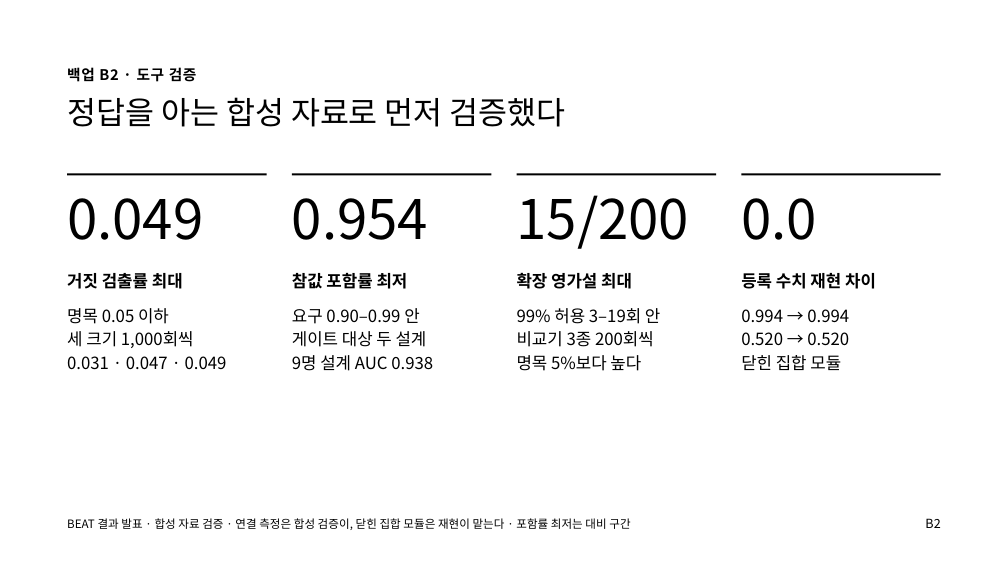
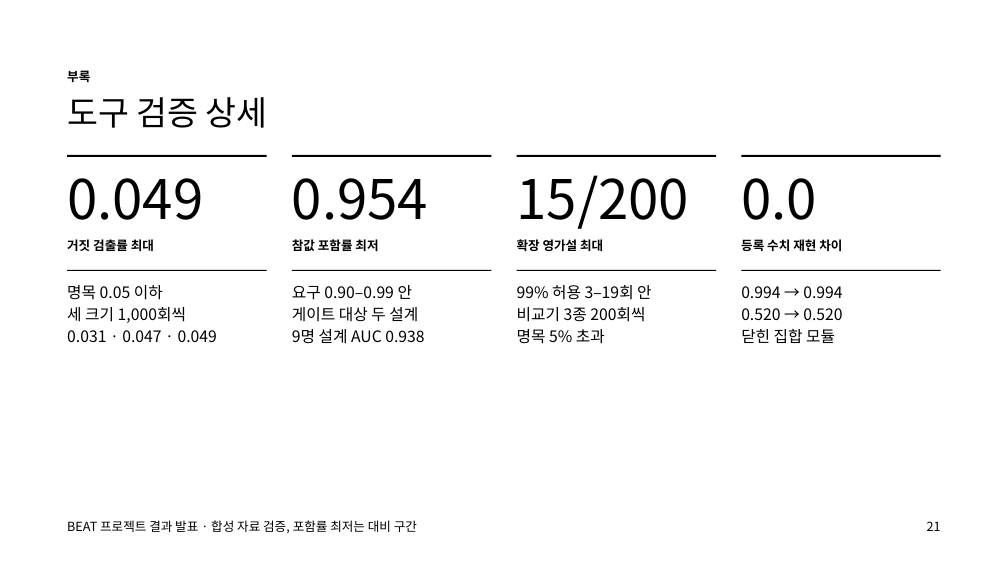
Before and after one commit to gigalove6783-pixel/beat-eeg-privacy, a slide deck: slide 21 of presentation/BEAT_demo_talk.pptx (slide 15 before the commit). Drawn at 1008x567 pixels with LibreOffice and Linux fonts; fonts in the diff are those of the drawing. Boxes give left, top, right and bottom in pixels: in the first picture for what was removed or moved away, otherwise in the second. Text is boxed around its words. In the diff, an @@ line names an element or a change of style, - is before the commit and + after.

```diff
--- a/presentation/BEAT_demo_talk.pptx
+++ b/presentation/BEAT_demo_talk.pptx
@@ text removed at [67,67,197,82] @@
-백업 B2 · 도구 검증
@@ text added at [67,70,90,82], 12 pt, text #000000, bold @@
+부록
@@ text at [67,97,268,128]: text changed; size 30 to 32 pt @@
-정답을 아는 합성 자료로 먼저 검증했다
+도구 검증 상세
@@ 4 texts, 4 rectangles: place and size @@
-4 texts, 4 rectangles at [67,173,941,249]
+4 texts, 4 rectangles at [67,155,941,229]
@@ text "거짓 검출률 최대": place and size @@
-text "거짓 검출률 최대" at [67,273,183,289]
+text "거짓 검출률 최대" at [67,237,154,254]
@@ text "참값 포함률 최저": place and size @@
-text "참값 포함률 최저" at [292,273,408,289]
+text "참값 포함률 최저" at [292,239,378,251]
@@ size 16 to 12 pt; line spacing 1.08 to 1 in 4 elements at [741,239,842,251], [67,237,154,254], [292,239,378,251], [517,239,603,251] @@
@@ text "확장 영가설 최대": place and size @@
-text "확장 영가설 최대" at [517,272,632,289]
+text "확장 영가설 최대" at [517,239,603,251]
@@ text "등록 수치 재현 차이": place and size @@
-text "등록 수치 재현 차이" at [741,273,876,289]
+text "등록 수치 재현 차이" at [741,239,842,251]
@@ text "명목 0.05 이하 세 크기 ...": place and size @@
-text "명목 0.05 이하 세 크기 ..." at [67,308,227,370]
+text "명목 0.05 이하 세 크기 ..." at [67,285,217,342]
@@ rectangle added at [67,270,267,271], fill #000000 @@
@@ text "요구 0.90–0.99 안 게이트 대상 ...": place and size @@
-text "요구 0.90–0.99 안 게이트 대상 ..." at [292,308,433,371]
+text "요구 0.90–0.99 안 게이트 대상 ..." at [292,285,424,344]
@@ rectangle added at [292,270,492,271], fill #000000 @@
@@ rectangle added at [516,270,716,271], fill #000000 @@
@@ text at [517,285,651,344]: text changed; size 16 to 15 pt @@
-99% 허용 3–19회 안
-비교기 3종 200회씩
-명목 5%보다 높다
+99% 허용 3–19회 안
+비교기 3종 200회씩
+명목 5% 초과
@@ size 16 to 15 pt in 3 elements at [67,285,217,342], [292,285,424,344], [741,286,842,343] @@
@@ text "0.994 → 0.994 0.520 → ...": place and size @@
-text "0.994 → 0.994 0.520 → ..." at [741,309,849,370]
+text "0.994 → 0.994 0.520 → ..." at [741,286,842,343]
@@ rectangle added at [742,270,941,271], fill #000000 @@
@@ text at [67,520,417,533]: text changed; size 11 to 12 pt @@
-BEAT 결과 발표 · 합성 자료 검증 · 연결 측정은 합성 검증이, 닫힌 집합 모듈은 재현이 맡는다 · 포함률 최저는 대비 구간
+BEAT 프로젝트 결과 발표 · 합성 자료 검증, 포함률 최저는 대비 구간
@@ text removed at [925,518,940,528] @@
-B2
@@ text added at [927,521,941,531], 12 pt, text #000000 @@
+21
```
Also in this commit, not shown: 6 other slides changed, 18 slides added, 12 slides removed, 24 other files.
